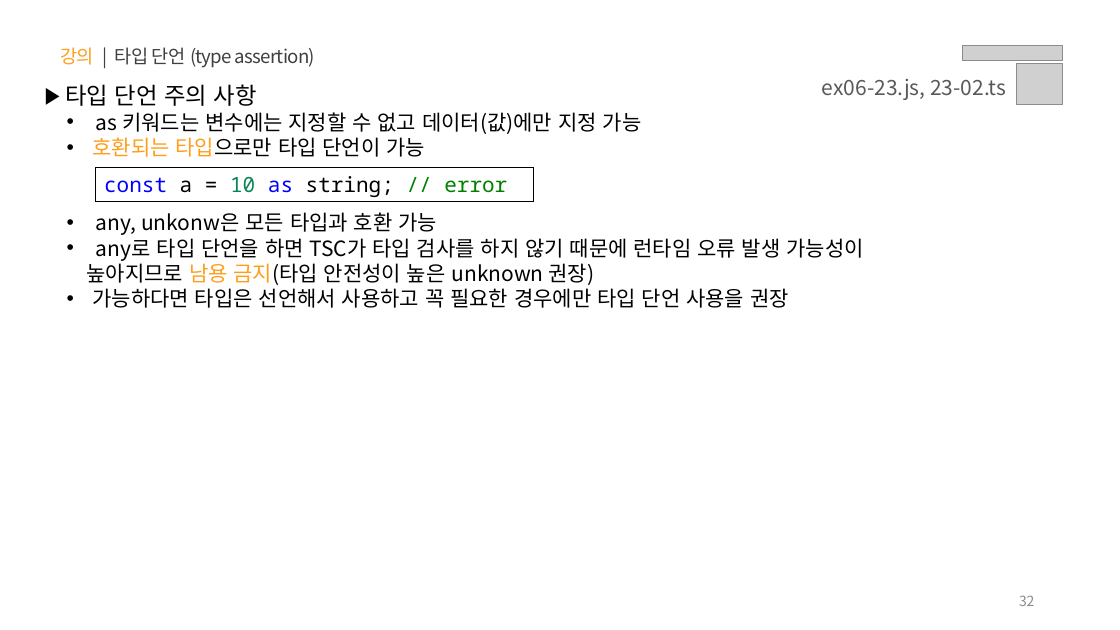
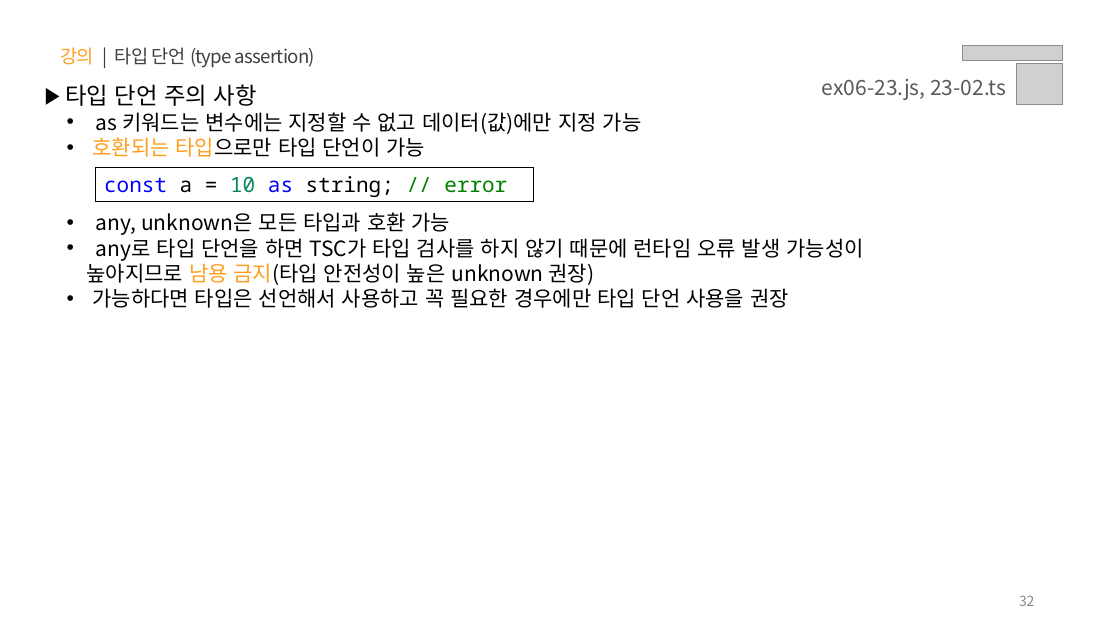
Before and after one commit to yebin-jeong/learn-js, a slide deck: slide 32 of PPT/06.자바스크립트 - 타입스크립트.pptx. Drawn at 1120x630 pixels with LibreOffice and Linux fonts; fonts in the diff are those of the drawing; grey boxes stand for pictures. Boxes give left, top, right and bottom in pixels: in the first picture for what was removed or moved away, otherwise in the second. Text is boxed around its words. In the diff, an @@ line names an element or a change of style, - is before the commit and + after.

```diff
--- a/PPT/06.자바스크립트 - 타입스크립트.pptx
+++ b/PPT/06.자바스크립트 - 타입스크립트.pptx
@@ text at (x1=96, y1=212, x2=451, y2=235): text changed @@
-  • any, unkonw은 모든 타입과 호환 가능
+  • any, unknown은 모든 타입과 호환 가능
```
Also in this commit, not shown: 1 other file.
